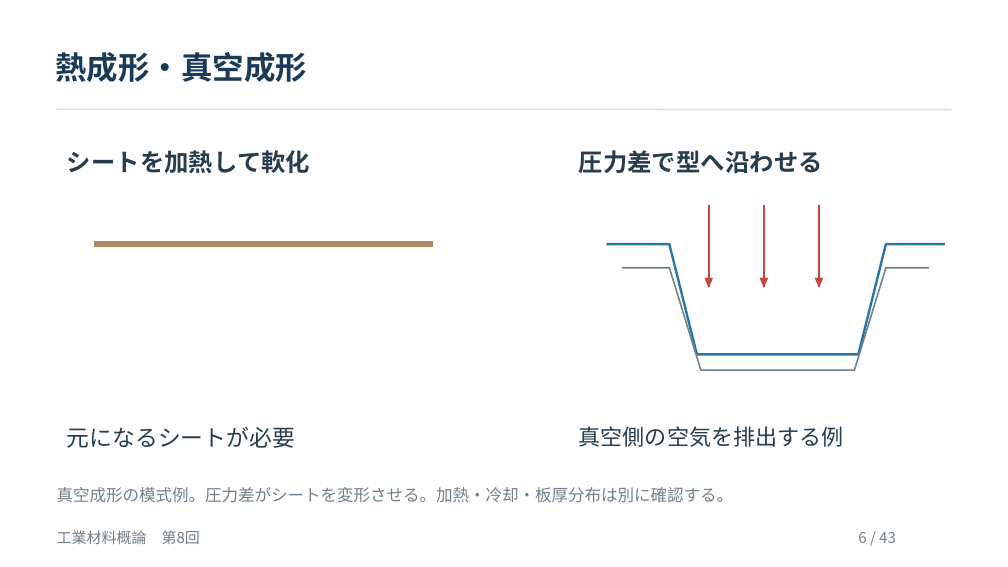
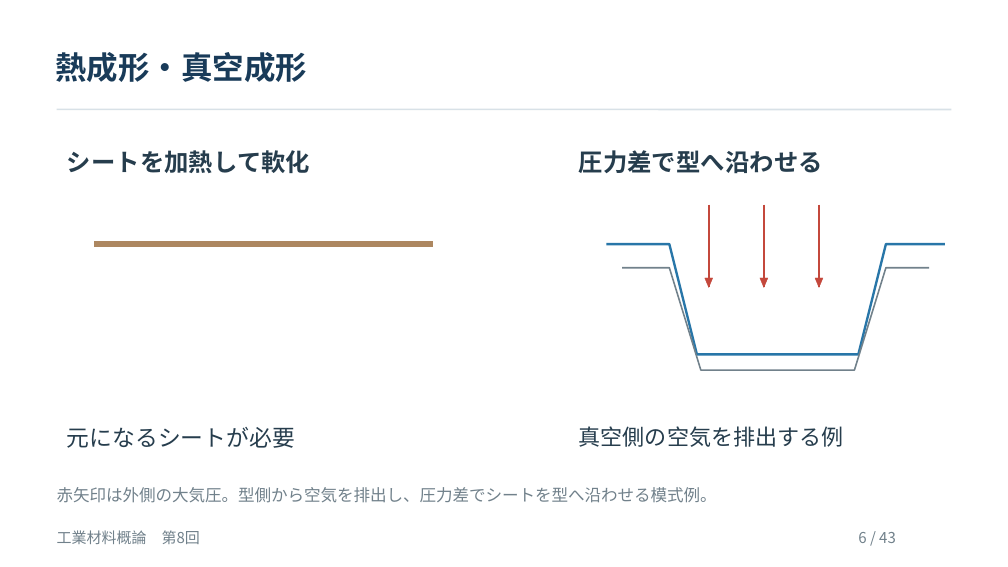
Before and after one commit to zooc-14calbp/industrial-materials-course, a slide deck: slide 6 of 学生用/第08回/08_授業スライド.pptx. Drawn at 1008x567 pixels with LibreOffice and Linux fonts; fonts in the diff are those of the drawing. Boxes give left, top, right and bottom in pixels: in the first picture for what was removed or moved away, otherwise in the second. Text is boxed around its words. In the diff, an @@ line names an element or a change of style, - is before the commit and + after.

```diff
--- a/学生用/第08回/08_授業スライド.pptx
+++ b/学生用/第08回/08_授業スライド.pptx
@@ text at bbox=[57, 487, 717, 503]: text changed @@
-真空成形の模式例。圧力差がシートを変形させる。加熱・冷却・板厚分布は別に確認する。
+赤矢印は外側の大気圧。型側から空気を排出し、圧力差でシートを型へ沿わせる模式例。
```
Also in this commit, not shown: 3 other slides changed, 9 other files.
